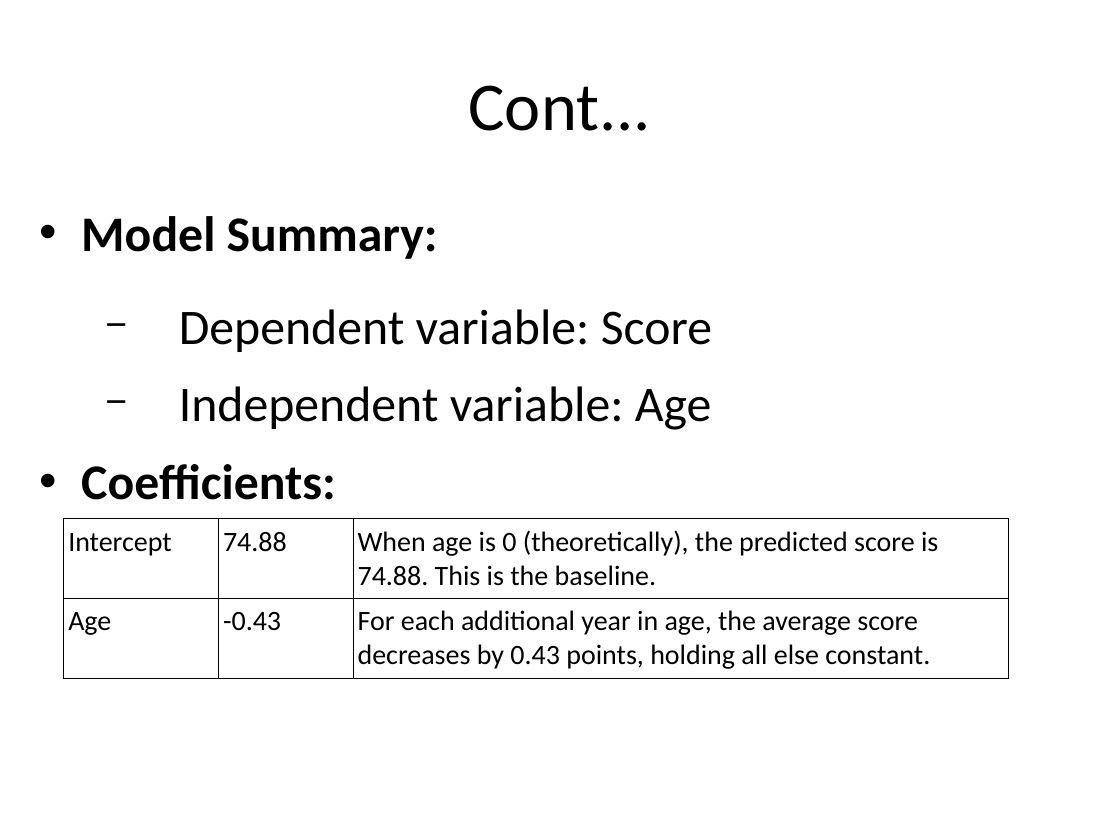
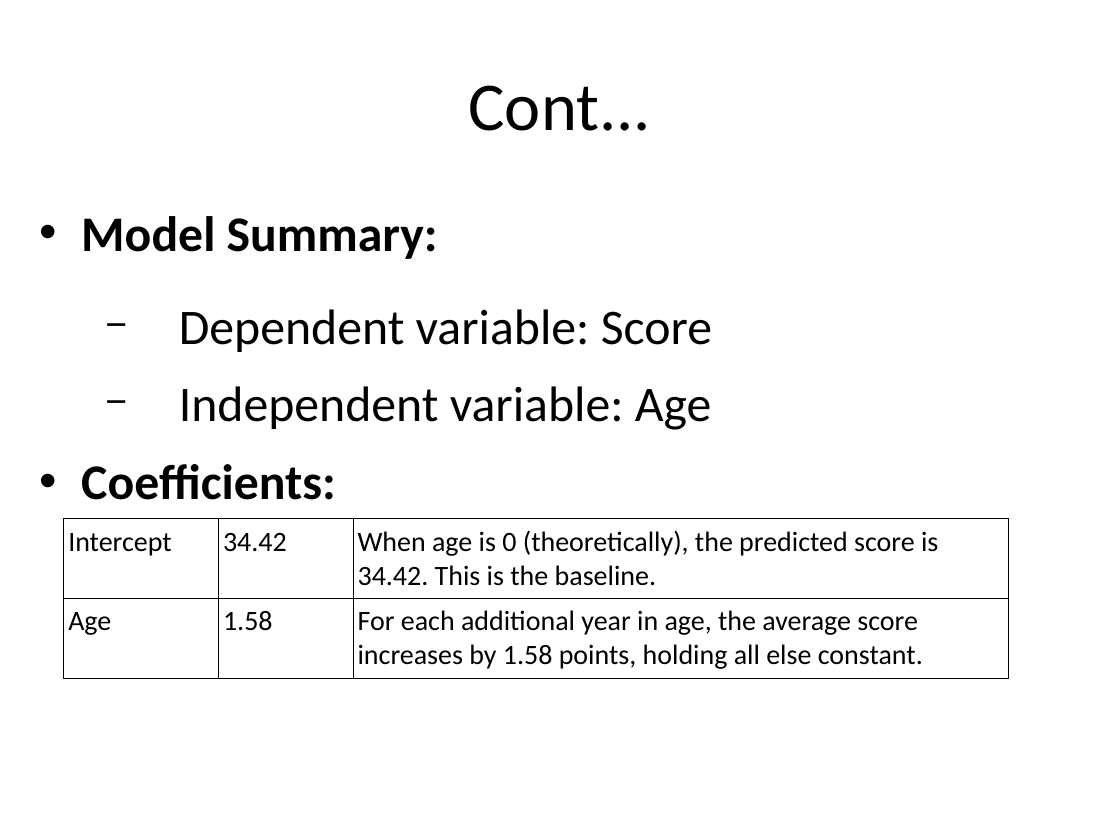
Before and after one commit to lacksinho/r-training-intro-visualization, a slide deck: slide 10 of Visualization_Techniques_with_R.pptx. Drawn at 1120x840 pixels with LibreOffice and Linux fonts; fonts in the diff are those of the drawing. Boxes give left, top, right and bottom in pixels: in the first picture for what was removed or moved away, otherwise in the second. Text is boxed around its words. In the diff, an @@ line names an element or a change of style, - is before the commit and + after.

```diff
--- a/Visualization_Techniques_with_R.pptx
+++ b/Visualization_Techniques_with_R.pptx
@@ table at (64,519,1008,808) @@
-row 1, column 2: 74.88
+row 1, column 2: 34.42
-row 1, column 3: When age is 0 (theoretically), the predicted score is 74.88. This is the baseline.
+row 1, column 3: When age is 0 (theoretically), the predicted score is 34.42. This is the baseline.
-row 2, column 2: -0.43
+row 2, column 2: 1.58
-row 2, column 3: For each additional year in age, the average score decreases by 0.43 points, holding all else constant.
+row 2, column 3: For each additional year in age, the average score increases by 1.58 points, holding all else constant.
```
Also in this commit, not shown: 7 other slides changed, 1 slide added, 2 slides removed, 2 other files.
